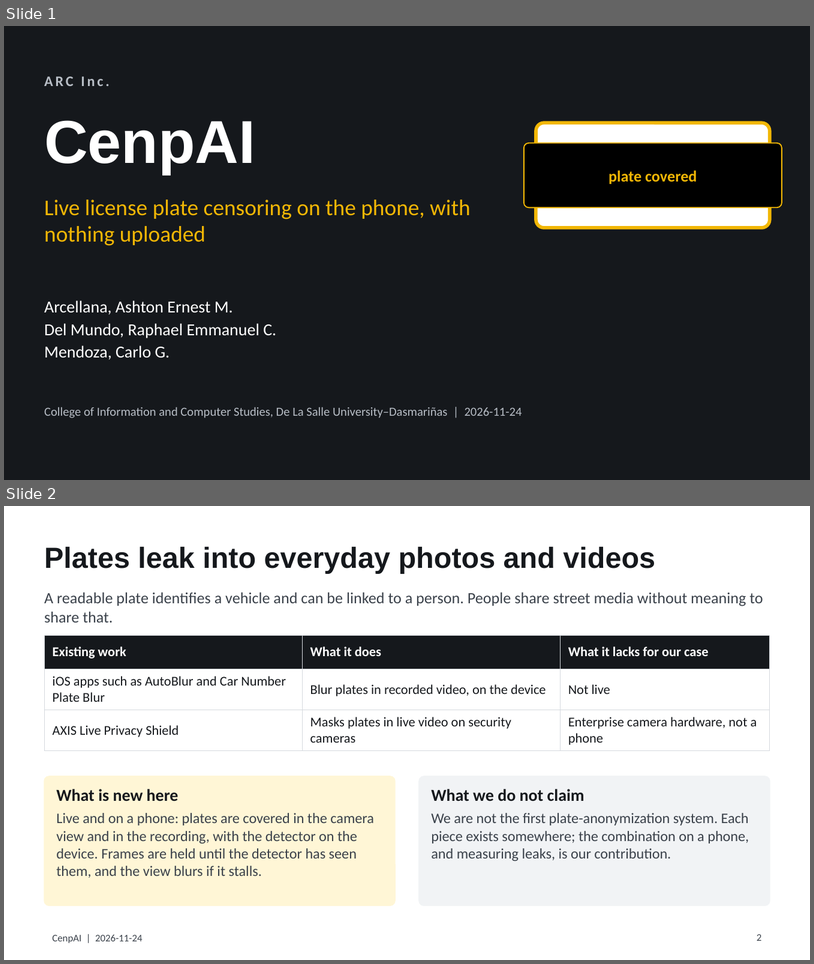
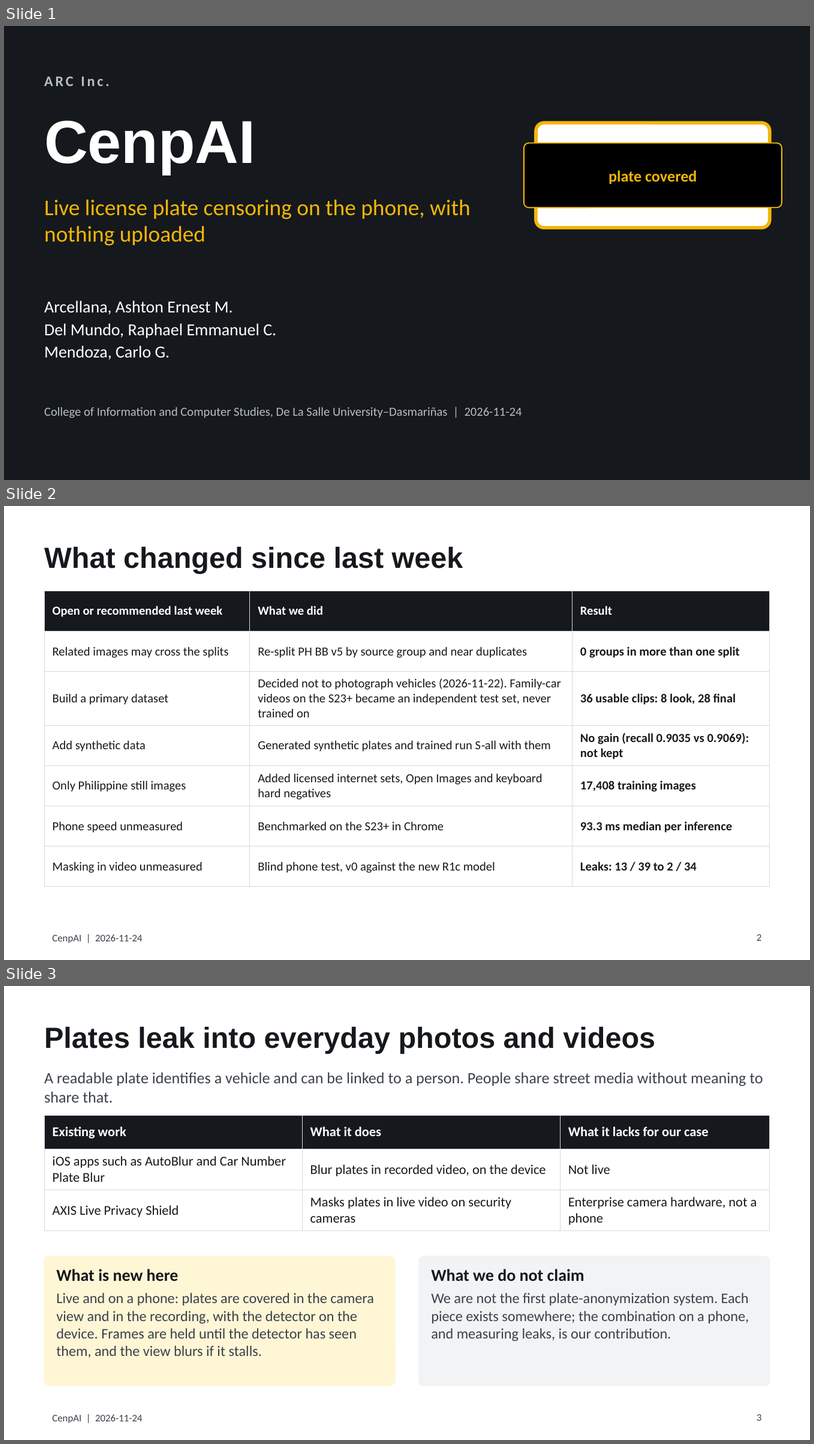
Before and after one commit to RedGla/cenpai, a slide deck: docs/presentation/cenpai_2026-11-24.pptx. Shown one above the other, each under a label of ours: slides 1 and 2 before the commit, slides 1, 2 and 3 after it. The pictures are 814x964 and 814x1444 pixels, drawn with LibreOffice and Linux fonts; fonts in the diff are those of the drawing. Boxes give left, top, right and bottom in pixels: in the first picture for what was removed or moved away, otherwise in the second. Text is boxed around its words. In the diff, an @@ line names an element or a change of style, - is before the commit and + after.

Commit message:
docs: add a slide on what changed since last week

```diff
--- a/docs/presentation/cenpai_2026-11-24.pptx
+++ b/docs/presentation/cenpai_2026-11-24.pptx
@@ slide 2 added at (4, 506, 810, 960), background #FFFFFF; not listed: 1 template element that a slide beside it also shows @@
@@ text added at (44, 547, 464, 574), 26 pt, text #15181C, bold @@
+What changed since last week
@@ table added at (44, 591, 770, 875), 7 rows, 3 columns @@
+Open or recommended last week | What we did | Result
+Related images may cross the splits | Re-split PH BB v5 by source group and near duplicates | 0 groups in more than one split
+Build a primary dataset | Decided not to photograph vehicles (2026-11-22). Family-car videos on the S23+ became an independent test set, never trained on | 36 usable clips: 8 look, 28 final
+Add synthetic data | Generated synthetic plates and trained run S‑all with them | No gain (recall 0.9035 vs 0.9069): not kept
+Only Philippine still images | Added licensed internet sets, Open Images and keyboard hard negatives | 17,408 training images
+Phone speed unmeasured | Benchmarked on the S23+ in Chrome | 93.3 ms median per inference
+Masking in video unmeasured | Blind phone test, v0 against the new R1c model | Leaks: 13 / 39 to 2 / 34
@@ page number added at (757, 934, 762, 940), 9 pt, text #3A414A @@
+2
@@ what was slide 2 is now slide 3 @@
@@ page number at (757, 1414, 762, 1420): text changed @@
-2
+3
```
Also in this commit, not shown: 1 slide changed, 1 other file.
